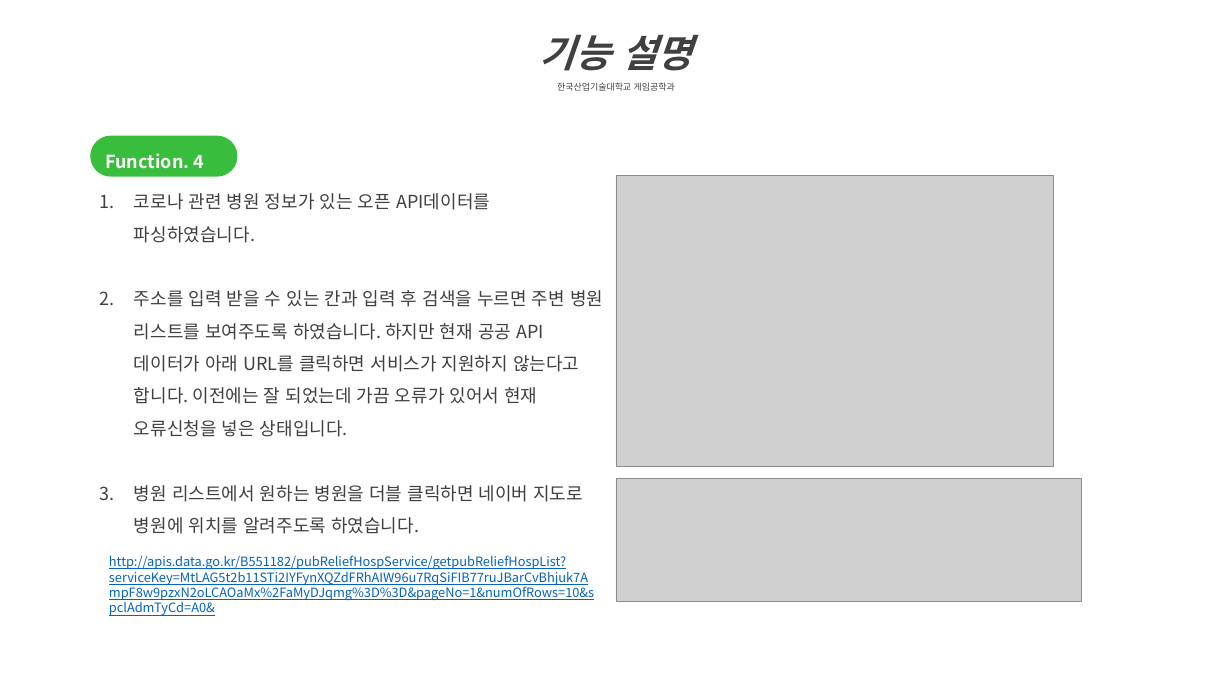
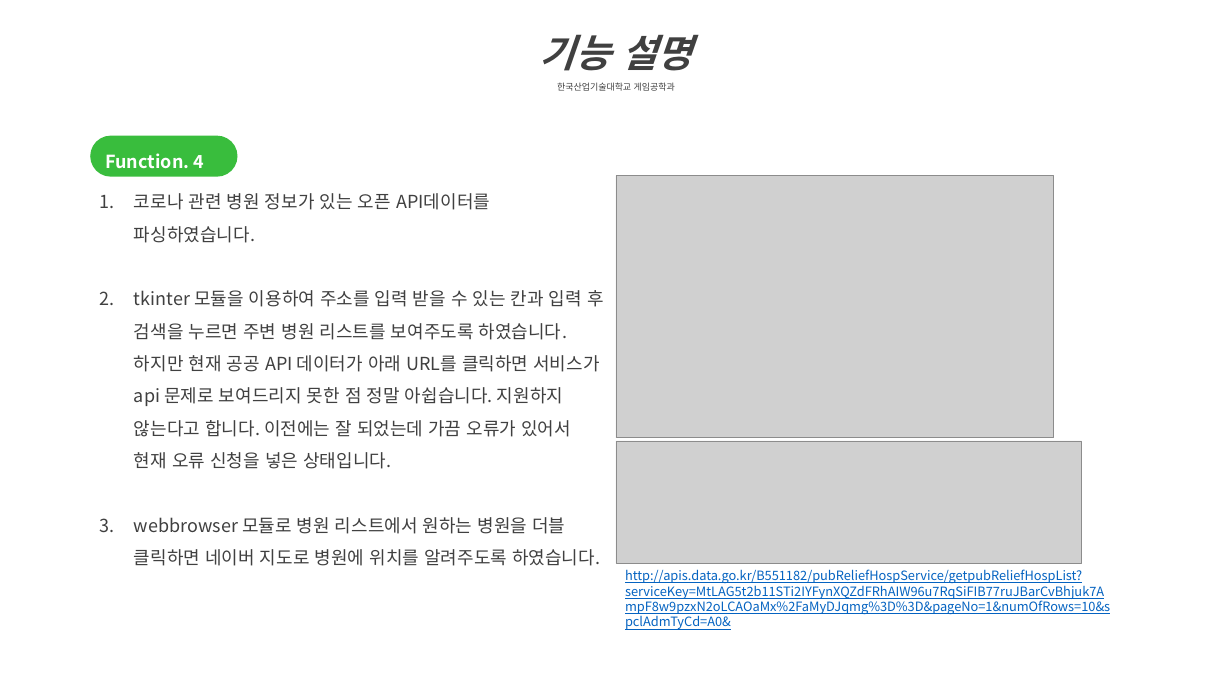
Before and after one commit to LEEMIREUK/ScriptLanguage, a slide deck: slide 9 of 스크립트언어 텀프로젝트 최종 보고서_2016182027.pptx. Drawn at 1232x693 pixels with LibreOffice and Linux fonts; fonts in the diff are those of the drawing; grey boxes stand for pictures. Boxes give left, top, right and bottom in pixels: in the first picture for what was removed or moved away, otherwise in the second. Text is boxed around its words. In the diff, an @@ line names an element or a change of style, - is before the commit and + after.

```diff
--- a/스크립트언어 텀프로젝트 최종 보고서_2016182027.pptx
+++ b/스크립트언어 텀프로젝트 최종 보고서_2016182027.pptx
@@ picture: place and size @@
-picture at [616,176,1055,466]
+picture at [616,176,1055,438]
@@ text at [134,290,604,566]: text changed @@
-2. 주소를 입력 받을 수 있는 칸과 입력 후 검색을 누르면 주변 병원 리스트를 보여주도록 하였습니다. 하지만 현재 공공 API 데이터가 아래 URL를 클릭하면 서비스가 지원하지 않는다고 합니다. 이전에는 잘 되었는데 가끔 오류가 있어서 현재 오류신청을 넣은 상태입니다.
-3. 병원 리스트에서 원하는 병원을 더블 클릭하면 네이버 지도로 병원에 위치를 알려주도록 하였습니다.
+2. tkinter 모듈을 이용하여 주소를 입력 받을 수 있는 칸과 입력 후 검색을 누르면 주변 병원 리스트를 보여주도록 하였습니다. 하지만 현재 공공 API 데이터가 아래 URL를 클릭하면 서비스가 api 문제로 보여드리지 못한 점 정말 아쉽습니다. 지원하지 않는다고 합니다. 이전에는 잘 되었는데 가끔 오류가 있어서 현재 오류 신청을 넣은 상태입니다.
+3. webbrowser 모듈로 병원 리스트에서 원하는 병원을 더블 클릭하면 네이버 지도로 병원에 위치를 알려주도록 하였습니다.
@@ picture: place and size @@
-picture at [616,479,1082,602]
+picture at [616,441,1082,564]
@@ text "http://apis.data.go.kr/B551182/pubReliefHospService/getpubRe ...": place and size @@
-text "http://apis.data.go.kr/B551182/pubReliefHospService/getpubRe ..." at [109,555,594,616]
+text "http://apis.data.go.kr/B551182/pubReliefHospService/getpubRe ..." at [625,569,1110,630]
```
Also in this commit, not shown: 7 other slides changed.
